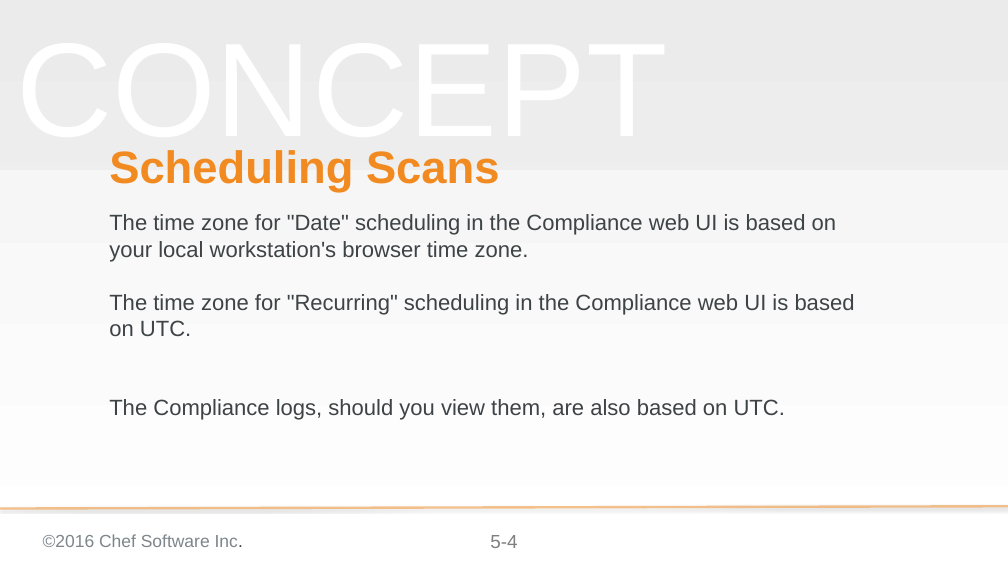
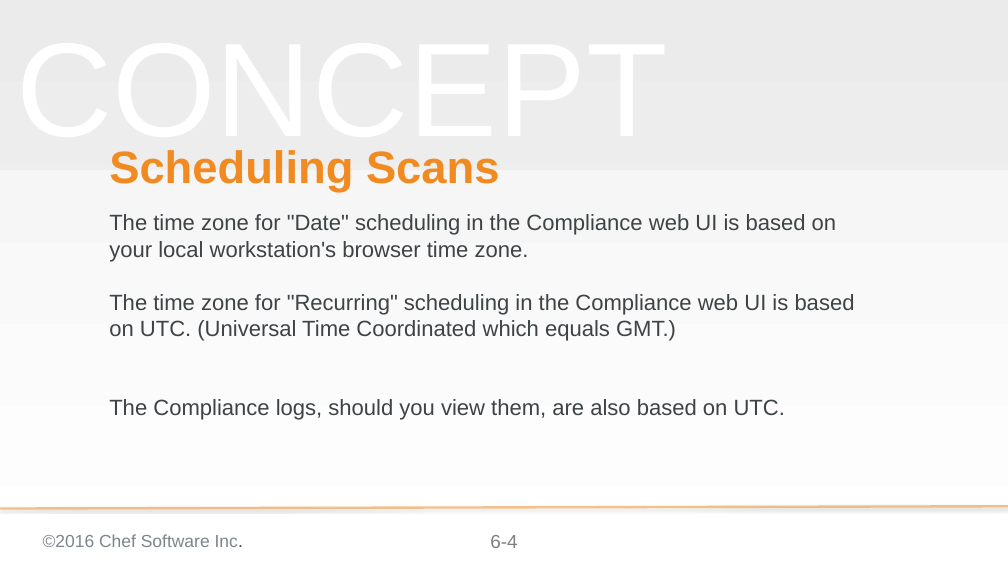
Before and after one commit to bchamby/chef-compliance-installation-configuration-operation, a slide deck: slide 4 of 06-scheduling-scans-reports.pptx. Drawn at 1008x567 pixels with LibreOffice and Linux fonts; fonts in the diff are those of the drawing; background and template pictures are left out. Boxes give left, top, right and bottom in pixels: in the first picture for what was removed or moved away, otherwise in the second. Text is boxed around its words. In the diff, an @@ line names an element or a change of style, - is before the commit and + after.

Commit message:
added log file tailing and more scheduling info

```diff
--- a/06-scheduling-scans-reports.pptx
+++ b/06-scheduling-scans-reports.pptx
@@ subtitle at (109,294,855,341): text changed @@
-The time zone for "Recurring" scheduling in the Compliance web UI is based on UTC.
+The time zone for "Recurring" scheduling in the Compliance web UI is based on UTC. (Universal Time Coordinated which equals GMT.)
```
Also in this commit, not shown: 6 other slides changed, 2 slides added.
